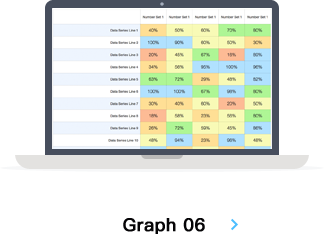
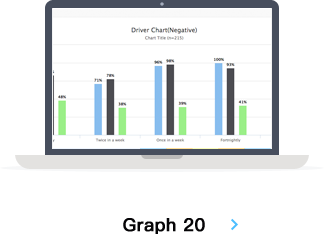
Layered file, before and after one edit (324x234). Changes by layer:
added layer "Layer 3" above "Layer 1" over [53, 9, 271, 148]
added layer "Layer 1" above "Layer 2" over [53, 9, 271, 148]
added layer "Layer 2" above "Graph 20" over [53, 9, 271, 148]
renamed "Graph 06" to "Graph 20", painted on it over [183, 218, 205, 232]
